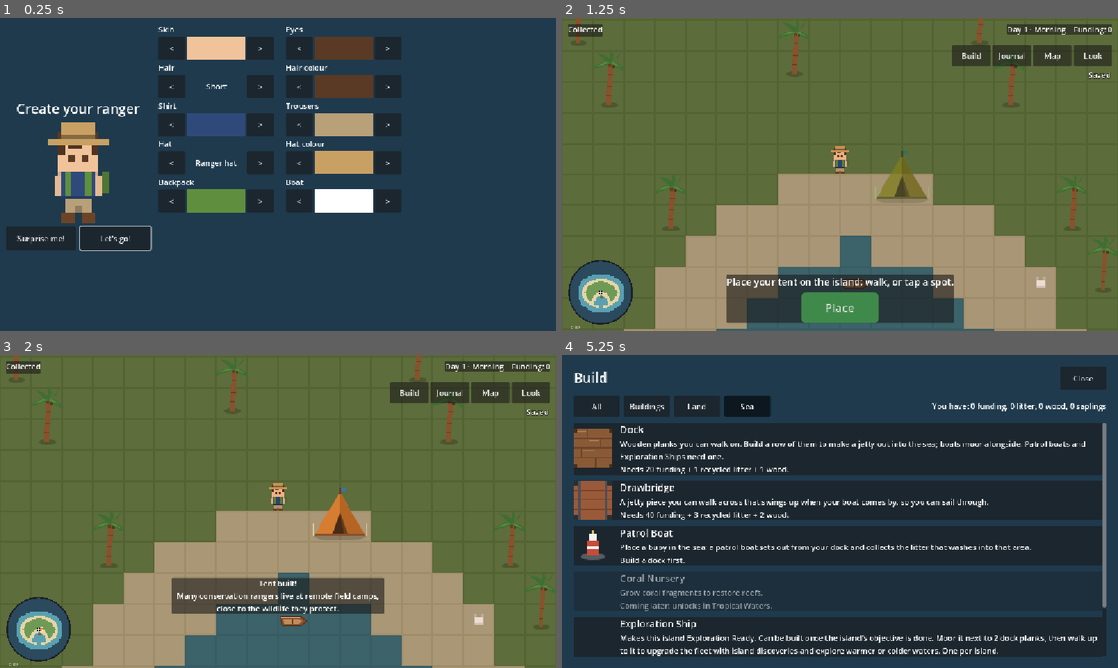
Above: before the commit, frames 1-4 (two rows, left to right).
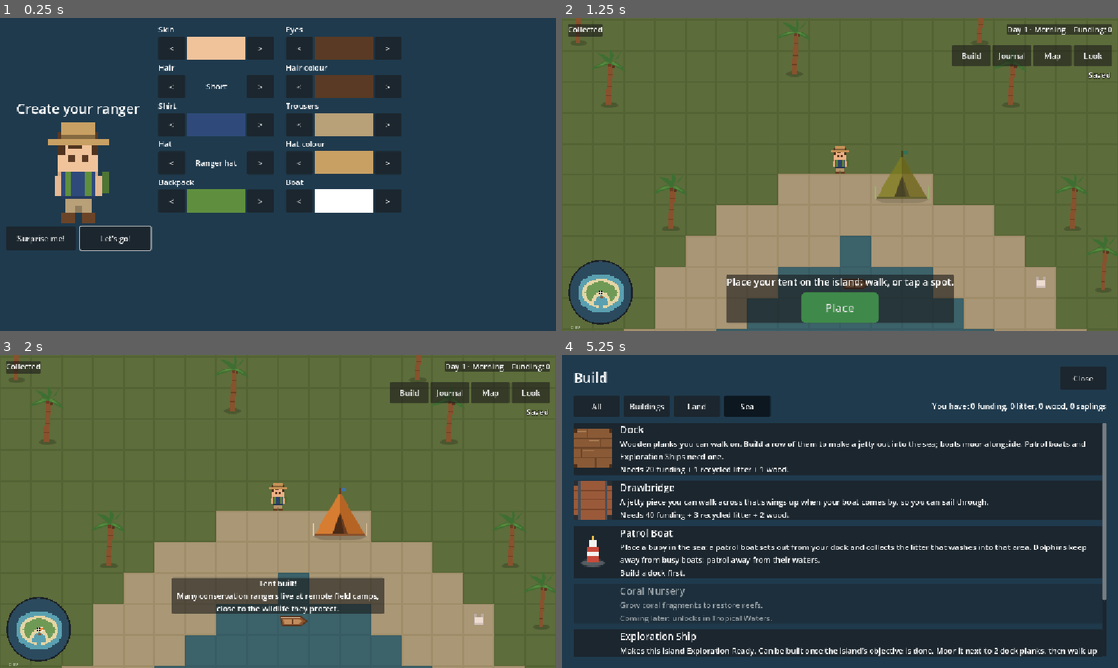
Above: after the commit, the same moments.

Repository: detronics-apps/ocean-haven
Game: Godot game, scene res://scenes/world/ocean_world.tscn
The game is run twice, just before and just after one commit, with the same random seed, the same clock (stepped at 60 frames per second) and the same inputs.
Inputs:
- Up to frame 1 (0.25 s): no input
- Up to frame 2 (1.25 s): click "Let's go!" at 0.5 s
- Up to frame 3 (2 s): click "Place" at 1.25 s
- Up to frame 4 (5.25 s): click "Build" at 2 s; click "All" at 2.75 s; click "Buildings" at 3.5 s; click "Land" at 4.25 s; click "Sea" at 5 s

Frames 1-3 are identical in both runs. In frame 4, 6.8% of the frame differs, in the area x 2-98%, y 56-97%.

Commit message:
Boat disturbance and beach use: dolphins avoid patrol boats; turtles need quiet nesting beaches
AnimalData.boat_shy_distance: dolphins swim off from patrol boats and
don't settle near them. BuildingData.needs_quiet: another building
within 2 tiles of a protection area (not docks or trees) stops turtles
nesting there, and the area says what to move.

Co-Authored-By: Claude Opus 5.5 <noreply@anthropic.com>
Claude-Session: https://claude.ai/code/session_01ChybPLnAeNJTe6e9JZZe7p

Diff:
--- a/data/animals/bottlenose_dolphin.tres
+++ b/data/animals/bottlenose_dolphin.tres
@@ -25,3 +25,4 @@
 dives = true
 guides_to_litter = true
 can_tangle = true
+boat_shy_distance = 200.0
--- a/data/buildings/patrol_boat.tres
+++ b/data/buildings/patrol_boat.tres
@@ -8,7 +8,7 @@
 script = ExtResource("1_h2gec")
 id = &"patrol_boat"
 display_name = "Patrol Boat"
-description = "Place a buoy in the sea: a patrol boat sets out from your dock and collects the litter that washes into that area."
+description = "Place a buoy in the sea: a patrol boat sets out from your dock and collects the litter that washes into that area. Dolphins keep away from busy boats: patrol away from their waters."
 order = 4
 texture = ExtResource("3_1iptj")
 size = Vector2i(1, 1)
--- a/data/buildings/turtle_protection_area.tres
+++ b/data/buildings/turtle_protection_area.tres
@@ -23,3 +23,4 @@
 upgrade_funding = 60
 upgrade_items = Dictionary[StringName, int]({&"wood": 2})
 facility = &"funding"
+needs_quiet = 2
--- a/scripts/animals/animal.gd
+++ b/scripts/animals/animal.gd
@@ -165,6 +165,7 @@
 		_swim_out_to_sea()
 		return
 	_react_to_ranger(delta)
+	_avoid_busy_boats()
 	_maybe_nest()
 	_maybe_guide()
 
@@ -199,6 +200,31 @@
 		_rest(data.rest_min)
 
 
+## Boat-shy animals swim off from a patrol boat that comes close.
+func _avoid_busy_boats() -> void:
+	if data.boat_shy_distance <= 0.0 or _state == State.FLEE or tangled:
+		return
+	var boat := _nearest_busy_boat(global_position)
+	if boat != Vector2.INF and boat.distance_to(global_position) < data.boat_shy_distance:
+		_state = State.FLEE
+		_flee_left = FLEE_SECONDS
+		_target = _flee_spot(boat)
+
+
+## The nearest patrol boat's position (INF if none).
+func _nearest_busy_boat(point: Vector2) -> Vector2:
+	var best := Vector2.INF
+	for boat: Node in get_tree().get_nodes_in_group("busy_boats"):
+		var at: Vector2 = boat.hull_position()
+		if at.distance_to(point) < best.distance_to(point):
+			best = at
+	return best
+
+
+func _near_busy_boat(point: Vector2) -> bool:
+	return data.boat_shy_distance > 0.0 and _nearest_busy_boat(point).distance_to(point) < data.boat_shy_distance
+
+
 func _react_to_ranger(delta: float) -> void:
 	_in_reach = false
 	info = ""
@@ -402,7 +428,7 @@
 	var spot := _home
 	for attempt in 20:
 		spot = _home + Vector2.from_angle(randf() * TAU) * randf() * home_radius
-		if in_habitat(spot):
+		if in_habitat(spot) and (attempt >= 15 or not _near_busy_boat(spot)):
 			return spot
 	# Not much habitat around (a narrow beach): the nearest bit to a random spot,
 	# rather than always heading back to exactly the same place.
@@ -474,7 +500,7 @@
 func _nest_site() -> Node2D:
 	var best: Node2D = null
 	for building: Building in get_tree().get_nodes_in_group("buildings"):
-		if building.data.id == data.nest_building and (not best
+		if building.data.id == data.nest_building and not building.too_busy() and (not best
 				or building.global_position.distance_to(global_position) < best.global_position.distance_to(global_position)):
 			best = building
 	return best
--- a/scripts/animals/animal_data.gd
+++ b/scripts/animals/animal_data.gd
@@ -60,6 +60,9 @@
 ## Most litter all animals of this kind dig up in one day, together.
 @export var digs_per_day := 2
 
+## Keeps this far from busy boats (patrol boats): swims off, and won't settle near their
+## waters (0 = doesn't mind). Keep patrol areas away from the dolphins' waters.
+@export var boat_shy_distance := 0.0
 ## Can get caught in litter left about (items that entangle): the ranger frees it again.
 @export var can_tangle := false
 
--- a/scripts/buildings/building.gd
+++ b/scripts/buildings/building.gd
@@ -172,6 +172,18 @@
 func animals_here() -> int:
 	return get_tree().get_nodes_in_group("animals").filter(
 		func(a: Node) -> bool: return a.get("home_area") == self and not a.get("leaving")).size()
+
+
+## The building that makes this nesting area too busy to nest in (null = it's quiet).
+func too_busy() -> Building:
+	if data.needs_quiet <= 0:
+		return null
+	var around := rect().grow(data.needs_quiet)
+	for other: Building in get_tree().get_nodes_in_group("buildings"):
+		if other != self and other.visible and not other.data.deck and other.data.build_verb != "Plant" \
+				and other.data.id != data.id and around.intersects(other.rect()):
+			return other
+	return null
 
 
 ## Animals of the `watches` species in view (e.g. dolphins from a viewing area).
@@ -273,6 +285,9 @@
 			note = "  (full: new hatchlings join your other areas)" if _other_areas_have_room() \
 				else "  (all areas full: new hatchlings swim out to sea)"
 		_hint.text = "Turtles here: %d / %d%s" % [here, capacity(), note]
+		var busy := too_busy()
+		if busy:
+			_hint.text += "\nToo busy to nest: move your %s further away" % busy.data.display_name.to_lower()
 
 
 static var _storable: Array = []
--- a/scripts/buildings/building_data.gd
+++ b/scripts/buildings/building_data.gd
@@ -61,6 +61,9 @@
 @export var fleet_textures: Array[Texture2D] = []
 ## At most this many can exist (0 = no limit).
 @export var max_count := 0
+## Nesting beaches need quiet: another building within this many tiles (not docks, not
+## planted trees) makes it too busy for animals to nest here (0 = doesn't mind).
+@export var needs_quiet := 0
 ## How many of the animals that nest here it can hold at once (0 = none).
 @export var animal_capacity := 0
 ## Shown in the Build menu but can't be built yet.
--- a/scripts/player/patrol_boat.gd
+++ b/scripts/player/patrol_boat.gd
@@ -15,7 +15,13 @@
 # ponytail: starts at its buoy rather than sailing out from the dock — that needs
 # route-finding around islands, which isn't worth it yet.
 func _ready() -> void:
+	add_to_group("busy_boats")  # shy animals (dolphins) keep away from its waters
 	_target = _pick_spot()
+
+
+## Where the boat is right now.
+func hull_position() -> Vector2:
+	return _hull.global_position
 
 
 func _process(delta: float) -> void:
--- a/tests/test_nesting.gd
+++ b/tests/test_nesting.gd
@@ -1,7 +1,7 @@
 extends SceneTree
 ## Nesting: no nesting by day; at night the freed turtle comes ashore at the
 ## Turtle Protection Area, lays a nest and returns to the sea; the next night the
-## nest hatches and the hatchlings crawl into the water.
+## nest hatches and the hatchlings crawl into the water. Not next to other buildings.
 ## Run: godot --headless --path . --script res://tests/test_nesting.gd --quit-after 100000
 
 var _failed := false
@@ -18,6 +18,17 @@
 	turtle.restore_freed()
 	turtle.global_position = Vector2(590, 16)  # in the water off the east beach
 	world.get_node("Player").global_position = Vector2(-600, 400)  # far away
+
+	# --- A busy beach: no nesting next to other buildings (docks and trees are fine) ---
+	var nest_area: Node = get_nodes_in_group("buildings")[0]
+	var build_mode: Node = world.get_node("BuildMode")
+	var dock: Node = build_mode.add_building(load("res://data/buildings/dock.tres"), Vector2i(16, 1))
+	_expect(nest_area.too_busy() == null and turtle.call("_nest_site") == nest_area, "a dock beside it is fine")
+	dock.free()
+	var centre: Node = build_mode.add_building(load("res://data/buildings/recycling_centre.tres"), Vector2i(17, -1))
+	_expect(nest_area.too_busy() == centre and turtle.call("_nest_site") == null, "a recycling centre next to it: too busy to nest")
+	centre.free()
+	_expect(nest_area.too_busy() == null and turtle.call("_nest_site") == nest_area, "moved away: quiet again")
 
 	# --- Daytime: no nesting ---
 	clock.day = 1
--- a/tests/test_patrol.gd
+++ b/tests/test_patrol.gd
@@ -51,6 +51,21 @@
 	_expect(is_instance_valid(outside), "left litter outside its area alone")
 	_expect(not on_land, "stayed on the water")
 
+	# --- Dolphins keep away from busy boats ---
+	var dolphin: Node2D = world.get_node("Dolphin3")
+	dolphin.global_position = hull.global_position + Vector2(80, 0)
+	dolphin.set("_home", hull.global_position + Vector2(180, 0))
+	for i in 3:
+		await physics_frame
+	_expect(dolphin.get("_state") == 2, "a dolphin swims off from a patrol boat nearby")  # State.FLEE
+	var near := 0
+	for i in 40:
+		if dolphin.call("_pick_target").distance_to(hull.global_position) < 200.0:
+			near += 1
+	_expect(near < 6, "and mostly doesn't settle near it (%d of 40 spots)" % near)
+	var turtle: Node2D = world.get_node("GreenTurtle")
+	_expect(turtle.data.boat_shy_distance == 0.0, "turtles don't mind boats")
+
 	if not _failed:
 		print("PASS")
 	quit(1 if _failed else 0)
Not shown, changed: CLAUDE.md
